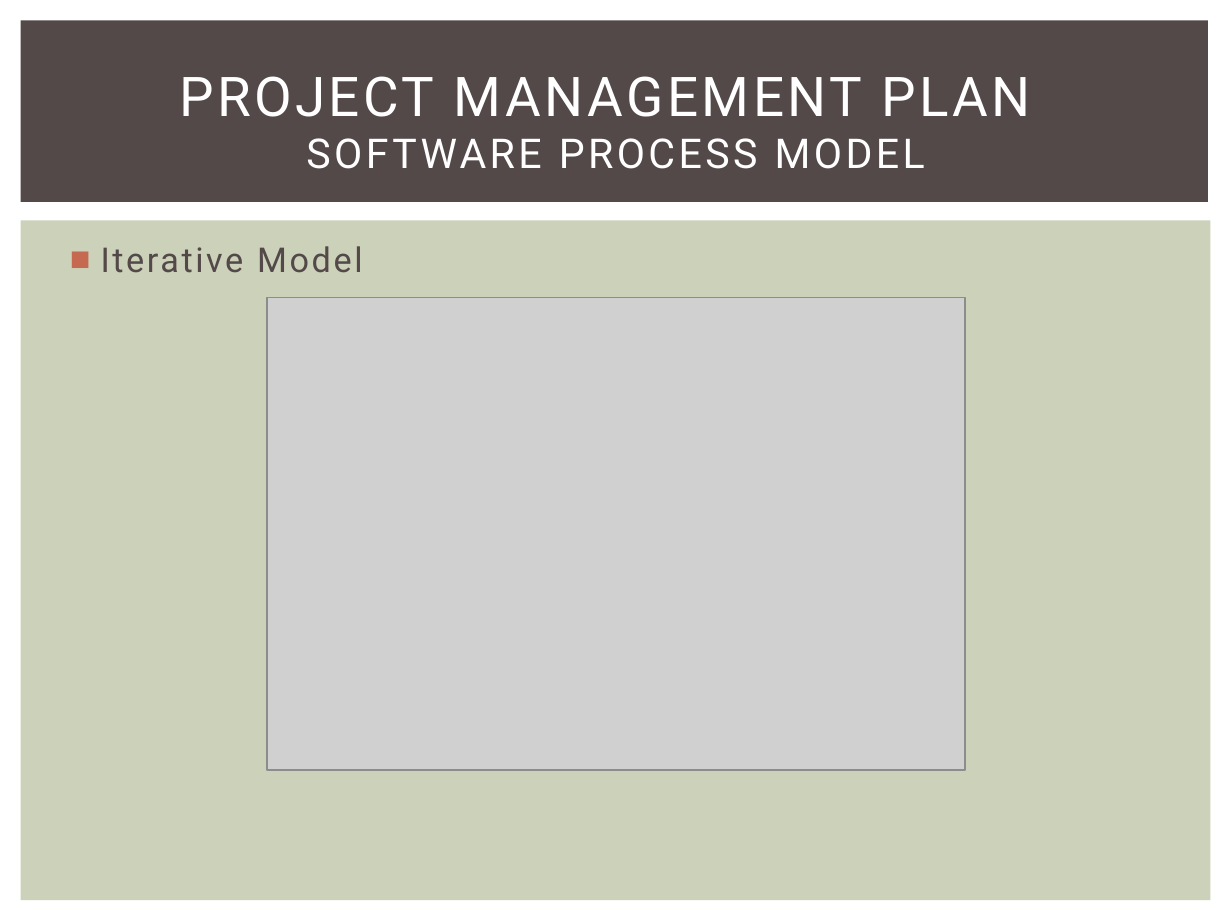
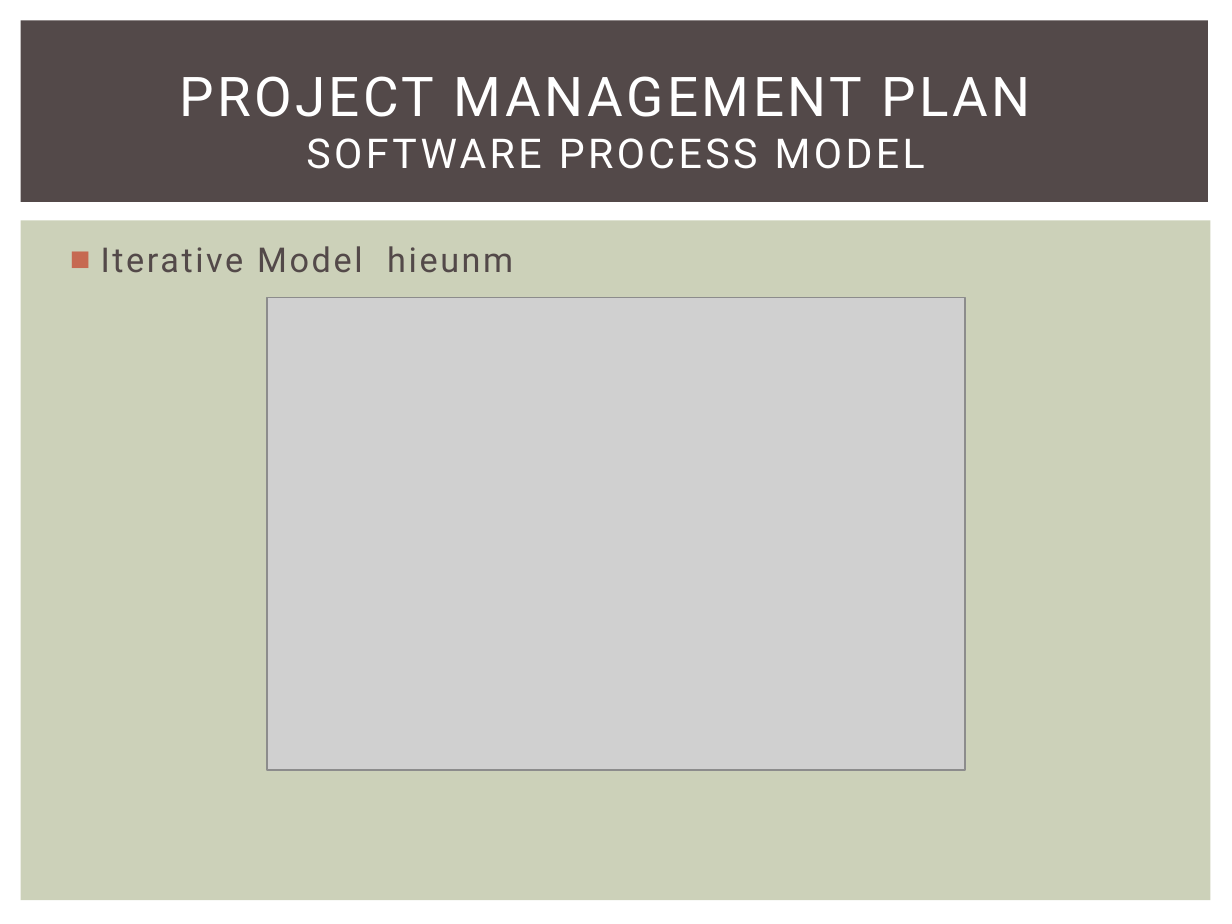
Before and after one commit to skyview059/e-learning-website, a slide deck: slide 9 of Document/Final report/Slide E-Learning project.pptx (slide 8 before the commit). Drawn at 1232x924 pixels with LibreOffice and Linux fonts; fonts in the diff are those of the drawing; grey boxes stand for pictures. Boxes give left, top, right and bottom in pixels: in the first picture for what was removed or moved away, otherwise in the second. Text is boxed around its words. In the diff, an @@ line names an element or a change of style, - is before the commit and + after.

```diff
--- a/Document/Final report/Slide E-Learning project.pptx
+++ b/Document/Final report/Slide E-Learning project.pptx
@@ text at (101,246,513,273): text changed @@
-■ Iterative Model
+■ Iterative Model hieunm
```
Also in this commit, not shown: 19 other slides changed.
